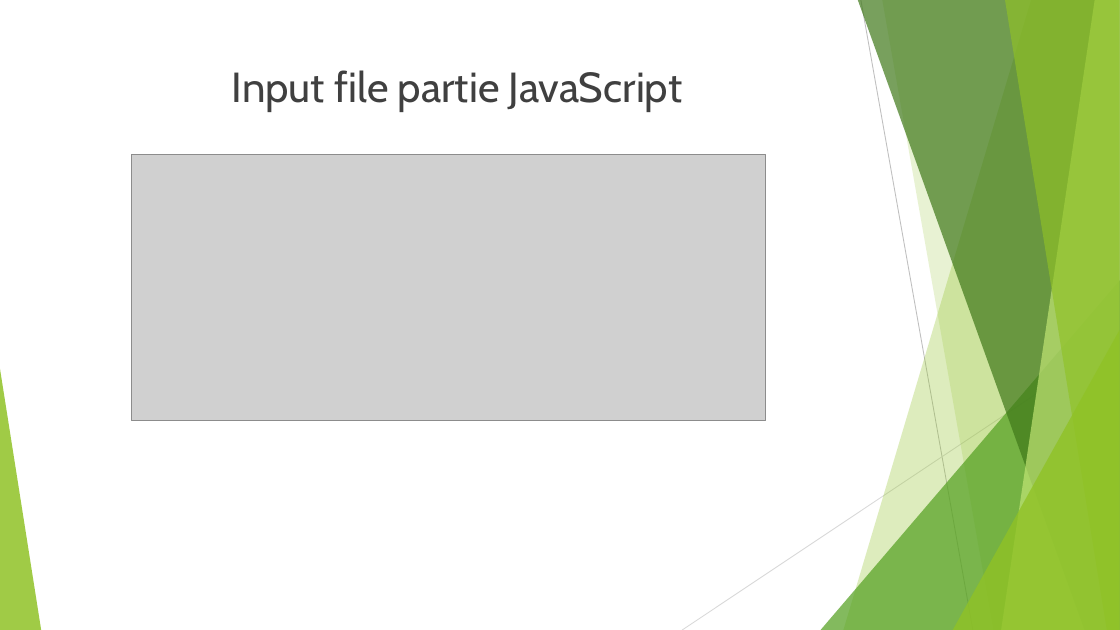
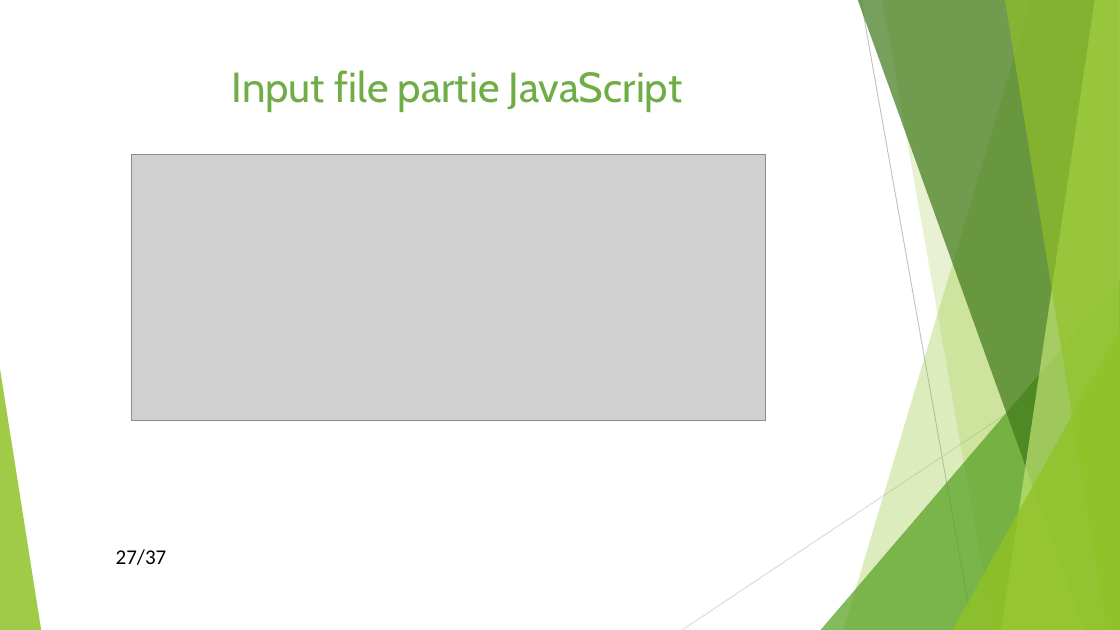
Before and after one commit to Kevin200122/DWWM, a slide deck: slide 27 of DossierProjetStage/DossierProjetBonus.odp (slide 25 before the commit). Drawn at 1120x630 pixels with LibreOffice and Linux fonts; fonts in the diff are those of the drawing; grey boxes stand for pictures. Boxes give left, top, right and bottom in pixels: in the first picture for what was removed or moved away, otherwise in the second. Text is boxed around its words. In the diff, an @@ line names an element or a change of style, - is before the commit and + after.

```diff
--- a/DossierProjetStage/DossierProjetBonus.odp
+++ b/DossierProjetStage/DossierProjetBonus.odp
@@ title "Input file partie JavaScript" at [232, 70, 682, 112]: text colour #404040 to #70AD47 @@
@@ text added at [116, 549, 167, 565], 18 pt, text #000000 @@
+27/37
```
Also in this commit, not shown: 32 other slides changed, 4 slides added, 3 slides removed, 2 other files.
